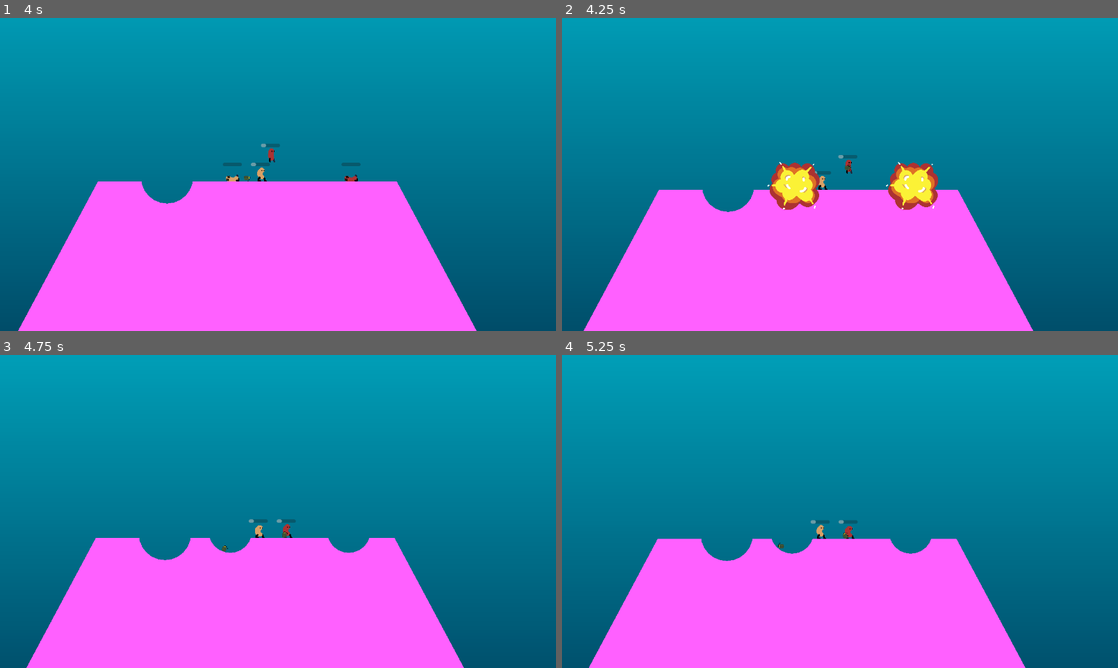
Above: before the commit, frames 1-4 (two rows, left to right).
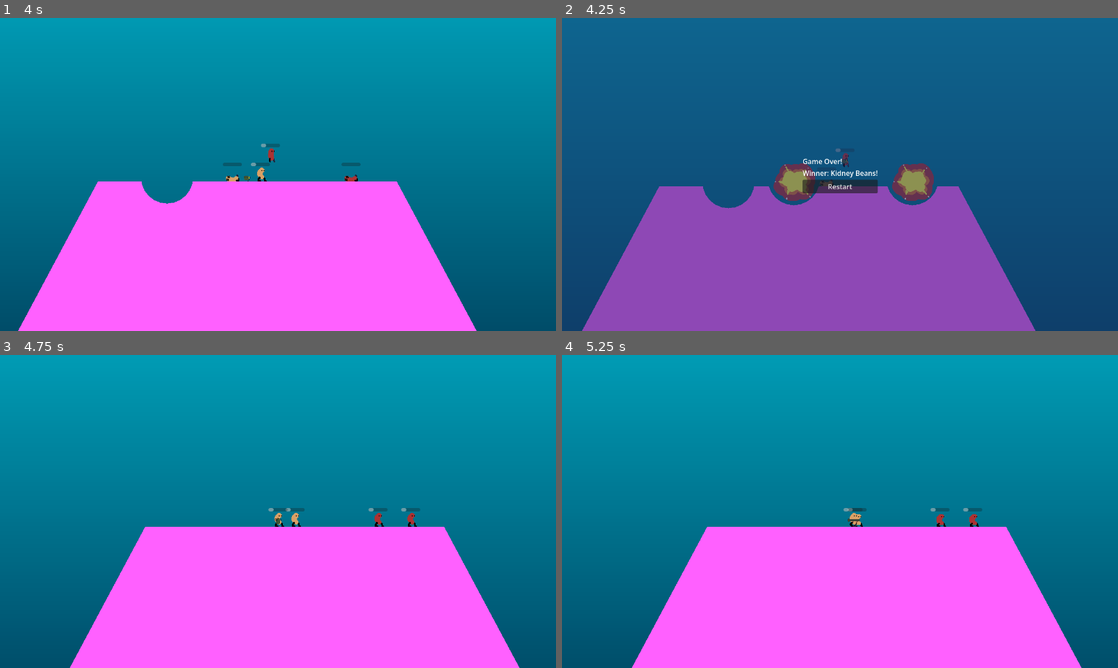
Above: after the commit, the same moments.

Repository: fredchien3/20-game-challenge
Game: Godot game, scene res://main/main.tscn
The game is run twice, just before and just after one commit, with the same random seed, the same clock (stepped at 60 frames per second) and the same inputs.
Inputs (mouse positions are in pixels of both pictures, inside the frame that each line leads up to):
- Up to frame 1 (4 s): click "Start" at 0.5 s; move the mouse to (400, 158) at 1.27 s; hold 2 (select_bazooka) 1.28-2.03 s; hold D (move_right) 1.28-2.78 s; click (400, 158) at 1.42 s; tap Space (jump) at 1.52, 2.27, 3.77 s; move the mouse to (166, 190) at 2.02 s; tap 1 (select_grenade) at 2.1 s; move the mouse to (333, 105) at 2.77 s; press the mouse at (333, 105) at 2.78 s; hold A (move_left) 2.78-3.53 s; move the mouse to (250, 237) at 3.52 s; release the mouse at (250, 237) at 3.53 s; hold D (move_right) from 3.53 s (still down); tap I at 3.6 s; click (250, 237) at 3.67 s
- Up to frame 2 (4.25 s): keep holding D (move_right)
- Up to frame 3 (4.75 s): release D (move_right) at 4.25 s; click (278, 524) at 4.25 s, where only the run after the commit has a clickable "Restart"
- Up to frame 4 (5.25 s): move the mouse to (1006, 558) at 5.02 s; hold D (move_right) from 5.03 s (still down); hold 2 (select_bazooka) from 5.03 s (still down)

Frame 1 is identical in both runs. In frame 2, 94% of the frame differs, in the area x 0-100%, y 0-100%; in frame 3, 11%; in frame 4, 11%.

Commit message:
Implement team win logic

Diff:
--- a/7--worms/bean/bean.gd
+++ b/7--worms/bean/bean.gd
@@ -135,6 +135,8 @@
 
 
 func die_then_explode():
+	for group in get_groups():
+		remove_from_group(group)
 	alive = false
 	set_active(false)
 	died.emit(self)
--- a/7--worms/bean/bean.tscn
+++ b/7--worms/bean/bean.tscn
@@ -14,7 +14,8 @@
 [node name="Bean" type="CharacterBody2D" unique_id=1631304650 node_paths=PackedStringArray("weapon_sprite", "health_bar", "power_bar", "body_sprite") groups=["beans"]]
 collision_layer = 2
 script = ExtResource("1_a2qa3")
-explosion_radius = 50.0
+type = null
+explosion_radius = 60.0
 power_rate = 500.0
 max_power = 750.0
 GrenadeScene = ExtResource("2_nulo1")
--- a/7--worms/main/level.gd
+++ b/7--worms/main/level.gd
@@ -28,14 +28,24 @@
 	if not game_active:
 		return
 
-	if len(beans) == 1:
-		game_over.emit(beans[0])
+	var num_pinto_beans = get_tree().get_node_count_in_group("PINTO")
+	var num_kidney_beans = get_tree().get_node_count_in_group("KIDNEY")
+
+	if num_pinto_beans == 0 and num_kidney_beans == 0:
+		game_over.emit("stalemate") # stalemate
 		Engine.time_scale = 0.25
 		game_active = false
-	if len(beans) == 0:
-		game_over.emit(null)
+		return
+	if num_pinto_beans == 0:
+		game_over.emit("kidney")
 		Engine.time_scale = 0.25
 		game_active = false
+		return
+	if num_kidney_beans == 0:
+		game_over.emit("pinto")
+		Engine.time_scale = 0.25
+		game_active = false
+		return
 
 
 func _input(event: InputEvent) -> void:
@@ -48,6 +58,7 @@
 		for i in range(0, beans_per_team):
 			var bean = BeanScene.instantiate()
 			bean.set_type(type)
+			bean.add_to_group(BeanClass.Type.find_key(type))
 			SpawnPoint.progress_ratio = randf()
 			bean.global_position = SpawnPoint.global_position
 			add_child(bean)
@@ -74,6 +85,7 @@
 
 
 ## Cycles through the beans array, skipping past any beans that have been freed
+# BUG: Fix bug that skips bean turn. E.g. 1 kills 2, 3 gets skipped, it's 4's turn
 func cycle_active_bean():
 	if len(beans) == 0:
 		return
--- a/7--worms/main/main.gd
+++ b/7--worms/main/main.gd
@@ -32,9 +32,9 @@
 	add_child(level)
 
 
-func _on_game_over(winner: CharacterBody2D):
-	if winner:
-		winner_label.text = "Winner: " + winner.to_string()
+func _on_game_over(winner: String):
+	if winner != "stalemate":
+		winner_label.text = "Winner: " + winner.capitalize() + " Beans!"
 	else:
 		winner_label.text = "Stalemate!"
 	game_over_menu.visible = true
